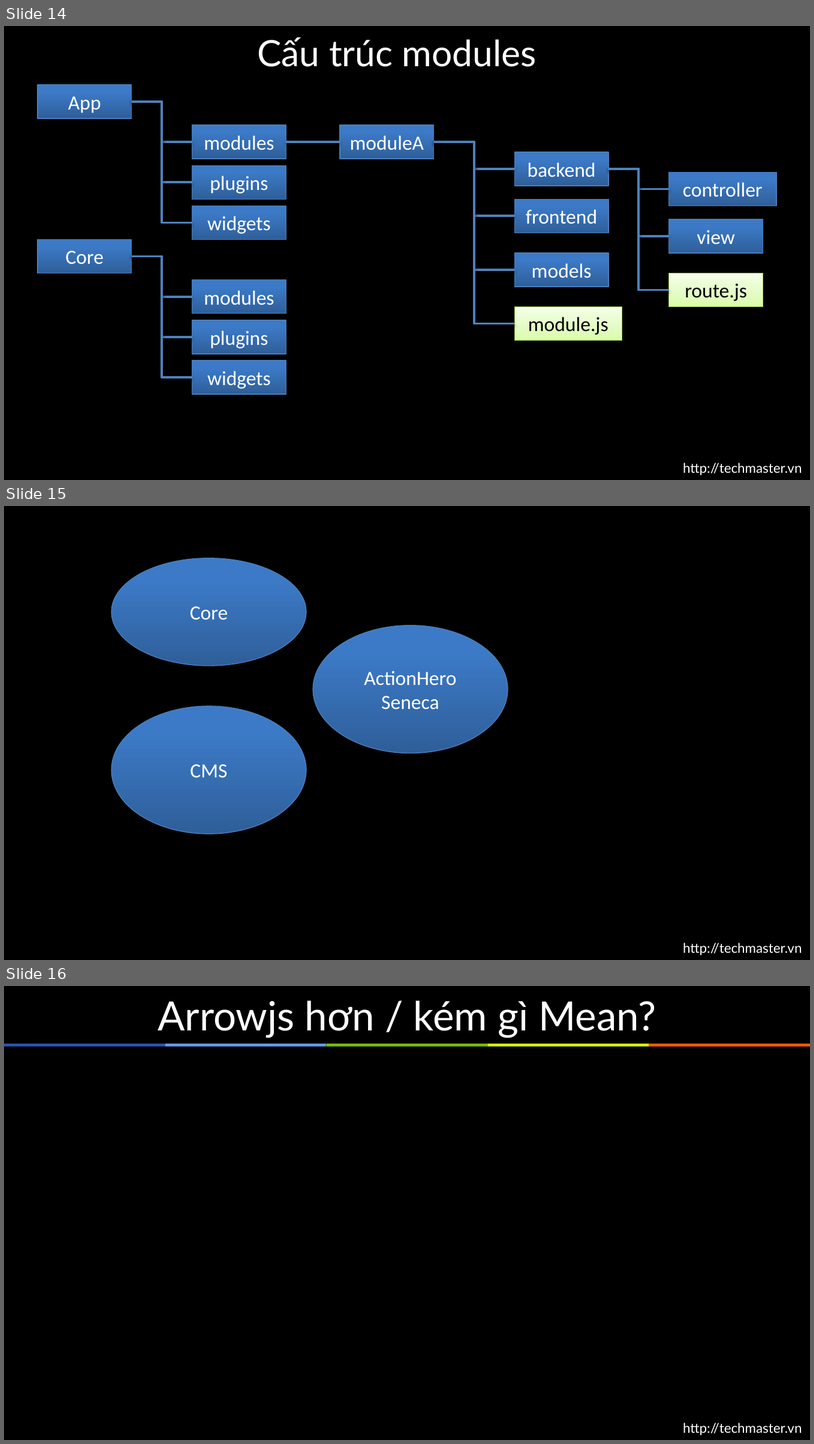
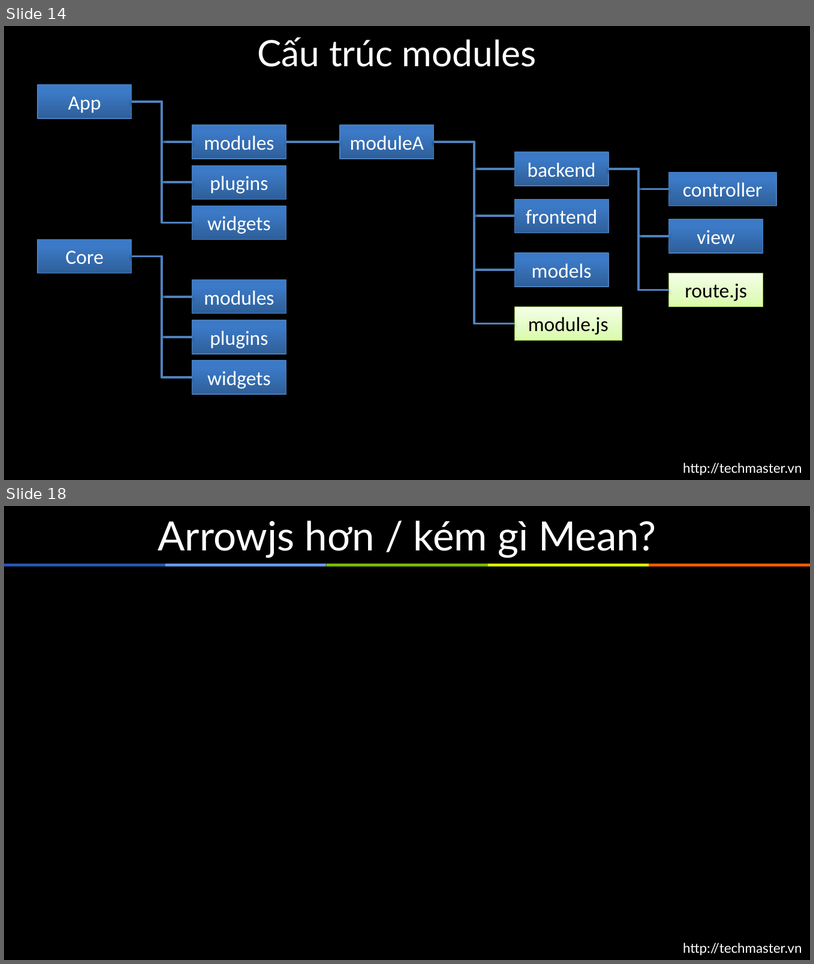
Before and after one commit to arrowjs/Documents, a slide deck: ArrowjsBasic.pptx. Shown one above the other, each under a label of ours: slides 14, 15 and 16 before the commit, slides 14 and 18 after it; the slides between them are not shown. The pictures are 814x1444 and 814x964 pixels, drawn with LibreOffice and Linux fonts; fonts in the diff are those of the drawing. Boxes give left, top, right and bottom in pixels: in the first picture for what was removed or moved away, otherwise in the second. Text is boxed around its words. In the diff, an @@ line names an element or a change of style, - is before the commit and + after.

```diff
--- a/ArrowjsBasic.pptx
+++ b/ArrowjsBasic.pptx
@@ slide 15 removed at [4, 506, 810, 960], background #000000; not listed: 1 template element that a slide beside it also shows @@
@@ ellipse removed at [111, 558, 306, 666] @@
-Core
@@ ellipse removed at [313, 625, 508, 753] @@
-ActionHero
-Seneca
@@ ellipse removed at [111, 706, 306, 834] @@
-CMS
@@ what was slide 16 is now slide 18 @@
```
Also in this commit, not shown: 1 slide changed, 3 slides added.
